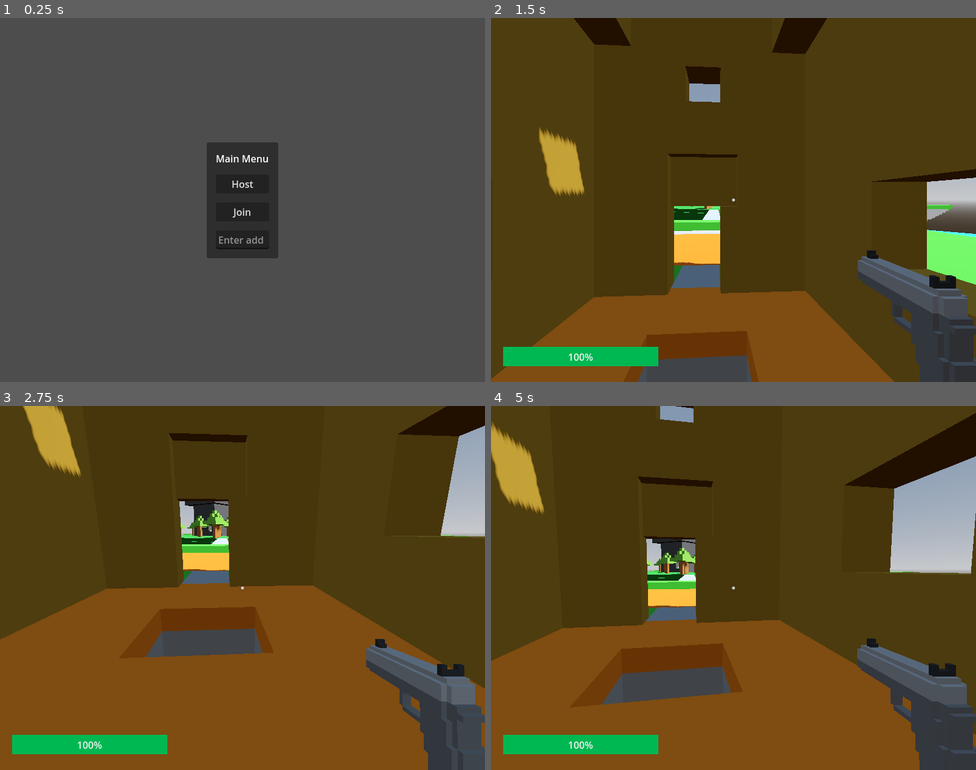
Above: before the commit, frames 1-4 (two rows, left to right).
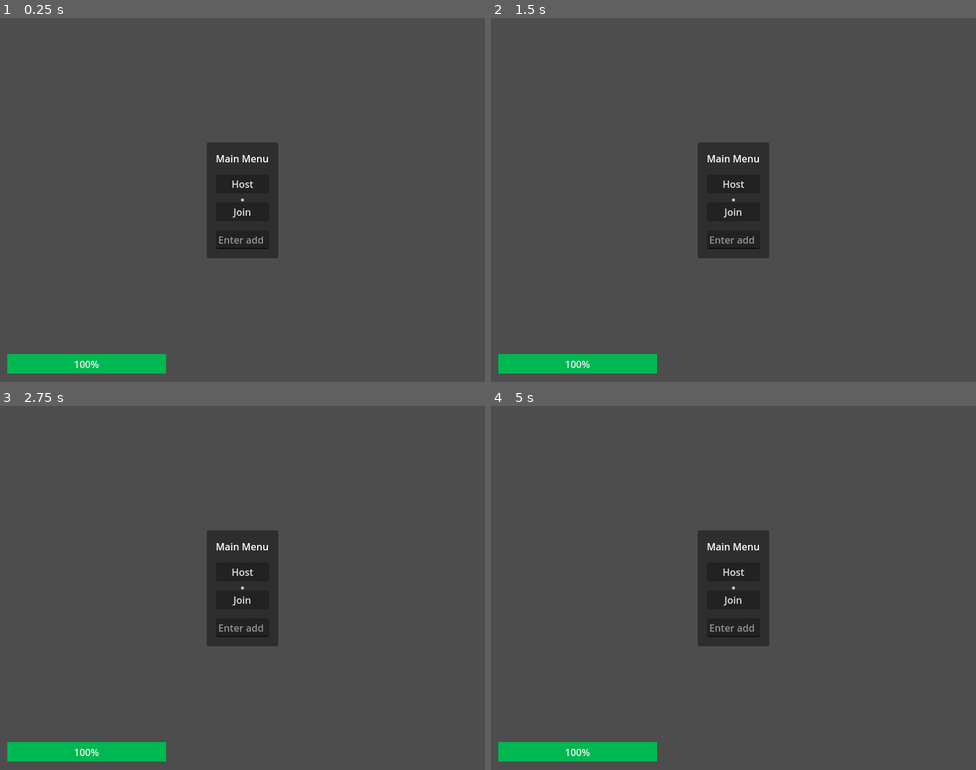
Above: after the commit, the same moments.

Repository: qdanq/Battle-duo
Game: Godot game, scene res://world.tscn
The game is run twice, just before and just after one commit, with the same random seed, the same clock (stepped at 60 frames per second) and the same inputs.
Inputs (mouse positions are in pixels of both pictures, inside the frame that each line leads up to):
- Up to frame 1 (0.25 s): no input
- Up to frame 2 (1.5 s): click (733, 240) at 0.52 s; type "12" at 0.6 s; click "Host" at 1.25 s
- Up to frame 3 (2.75 s): click (242, 598) at 2 s, where only the run after the commit has a clickable "Join"
- Up to frame 4 (5 s): tap Enter (ui_accept) at 2.75, 3.02, 3.77 s; move the mouse to (757, 588) at 2.77 s; hold Up (ui_up) from 2.78 s (still down); click (757, 588) at 2.85 s; move the mouse to (709, 588) at 3.52 s; click (709, 588) at 3.6 s; move the mouse to (743, 580) at 4.27 s; click (743, 580) at 4.35 s

The runs differ from the first frame. In frame 1, 1.8% of the frame differs, in the area x 1-51%, y 49-98%; in frame 2, 96%, in the area x 0-100%, y 0-100%; in frame 3, 96%; in frame 4, 96%.

Commit message:
Make responsible to res healthbar.

Diff:
--- a/world.tscn
+++ b/world.tscn
@@ -79,7 +79,6 @@
 alignment = 1
 
 [node name="HUD" type="Control" parent="CanvasLayer"]
-visible = false
 layout_mode = 3
 anchors_preset = 15
 anchor_right = 1.0
@@ -90,15 +89,15 @@
 
 [node name="HealthBar" type="ProgressBar" parent="CanvasLayer/HUD"]
 layout_mode = 1
-anchors_preset = 15
-anchor_right = 1.0
-anchor_bottom = 1.0
-offset_left = 20.0
-offset_top = 542.0
-offset_right = -524.0
-offset_bottom = -26.0
-grow_horizontal = 2
-grow_vertical = 2
+anchors_preset = -1
+anchor_left = 0.015
+anchor_top = 0.975
+anchor_right = 0.015
+anchor_bottom = 0.977
+offset_top = -31.0
+offset_right = 262.0
+offset_bottom = -0.200012
+grow_vertical = 0
 theme_override_styles/background = SubResource("StyleBoxFlat_y1nwm")
 theme_override_styles/fill = SubResource("StyleBoxFlat_cdam5")
 value = 100.0
